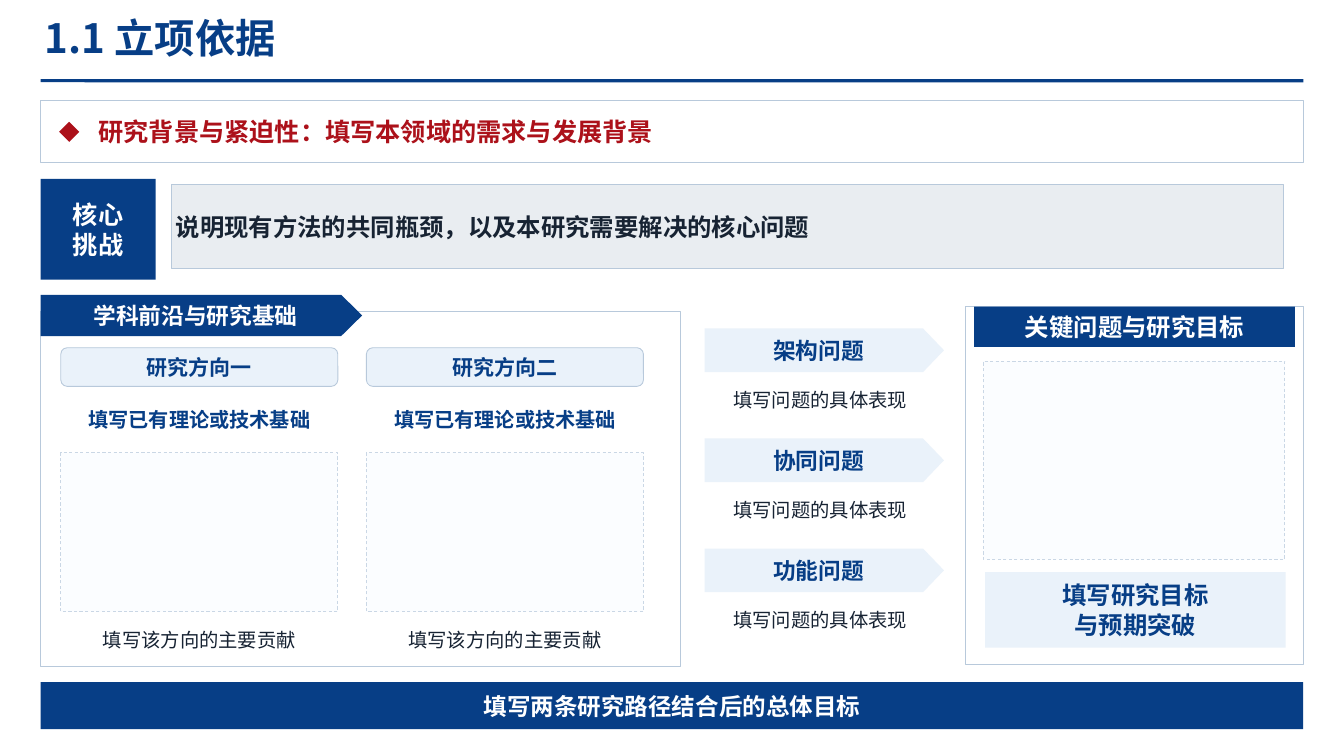
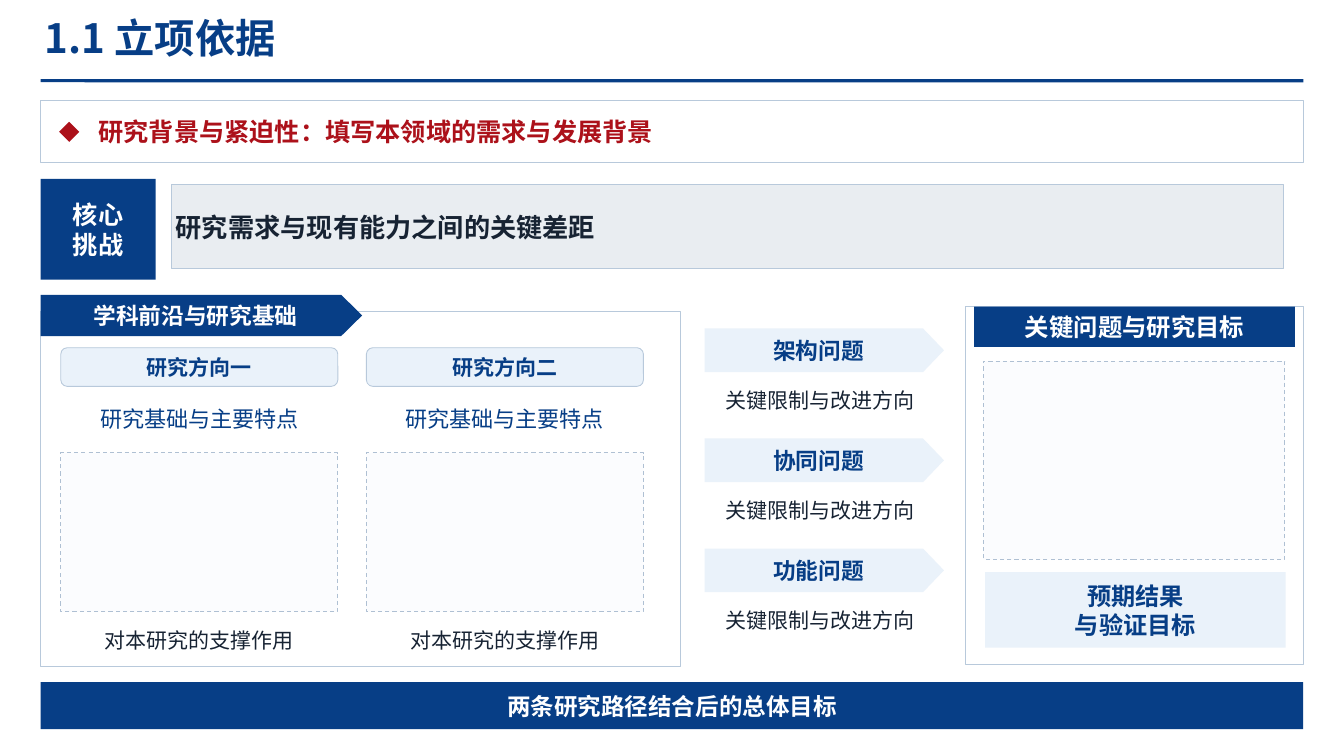
Before and after one commit to chengweihuu/research-opt-skill, a slide deck: slide 11 of assets/template-library.pptx. Drawn at 1344x756 pixels with LibreOffice and Linux fonts; fonts in the diff are those of the drawing. Boxes give left, top, right and bottom in pixels: in the first picture for what was removed or moved away, otherwise in the second. Text is boxed around its words. In the diff, an @@ line names an element or a change of style, - is before the commit and + after.

```diff
--- a/assets/template-library.pptx
+++ b/assets/template-library.pptx
@@ text in rectangle at (176,214,595,240): text changed; size 17.4 to 18.8 pt @@
-说明现有方法的共同瓶颈，以及本研究需要解决的核心问题
+研究需求与现有能力之间的关键差距
@@ fill #FBFDFF to #FBFCFE; outline #CAD7E5 0.57 pt dashed to #AFC0D3 0.75 pt dashed in 3 elements at (60,453,338,611), (366,453,643,611), (984,361,1286,560) @@
@@ text at (100,408,298,429): text changed; size 14.4 to 15.8 pt; bold off @@
-填写已有理论或技术基础
+研究基础与主要特点
@@ text at (406,408,604,429): text changed; size 14.4 to 15.8 pt; bold off @@
-填写已有理论或技术基础
+研究基础与主要特点
@@ text at (726,390,915,410): text changed; size 13.8 to 15 pt @@
-填写问题的具体表现
+关键限制与改进方向
@@ text at (726,500,915,520): text changed; size 13.8 to 15 pt @@
-填写问题的具体表现
+关键限制与改进方向
@@ text in rectangle at (1075,584,1196,636): text changed; size 17.4 to 17.2 pt @@
-填写研究目标
-与预期突破
+预期结果
+与验证目标
@@ text at (726,610,915,630): text changed; size 13.8 to 15 pt @@
-填写问题的具体表现
+关键限制与改进方向
@@ text at (105,630,294,650): text changed; size 13.8 to 15 pt @@
-填写该方向的主要贡献
+对本研究的支撑作用
@@ text at (410,630,599,650): text changed; size 13.8 to 15 pt @@
-填写该方向的主要贡献
+对本研究的支撑作用
@@ text in rectangle at (507,695,836,717): text changed @@
-填写两条研究路径结合后的总体目标
+两条研究路径结合后的总体目标
```
Also in this commit, not shown: 37 other slides changed, 1 other file.
